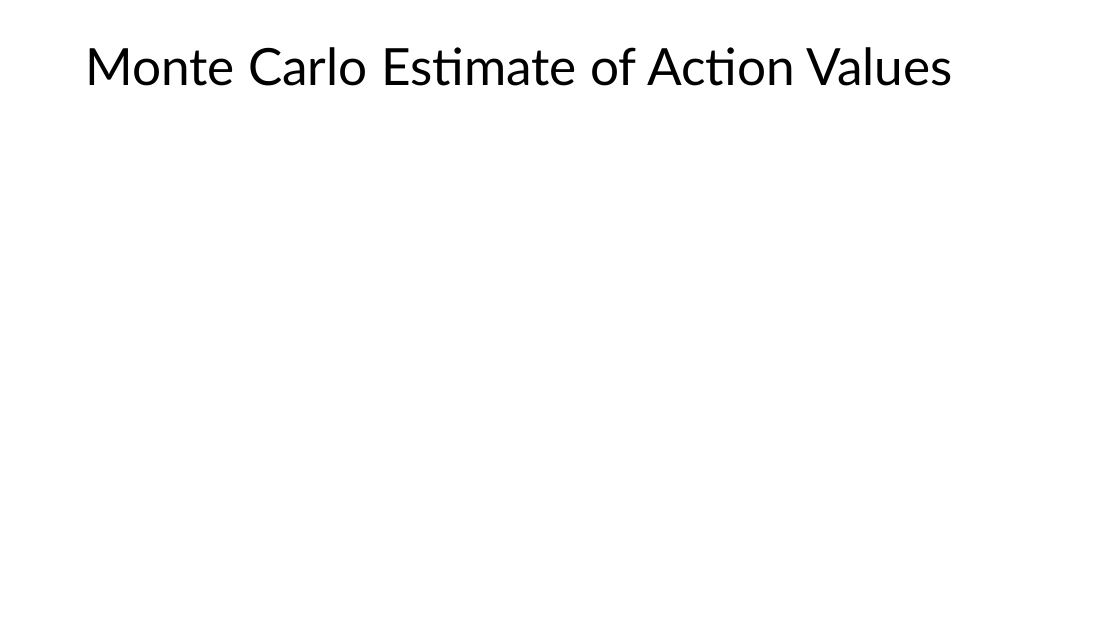
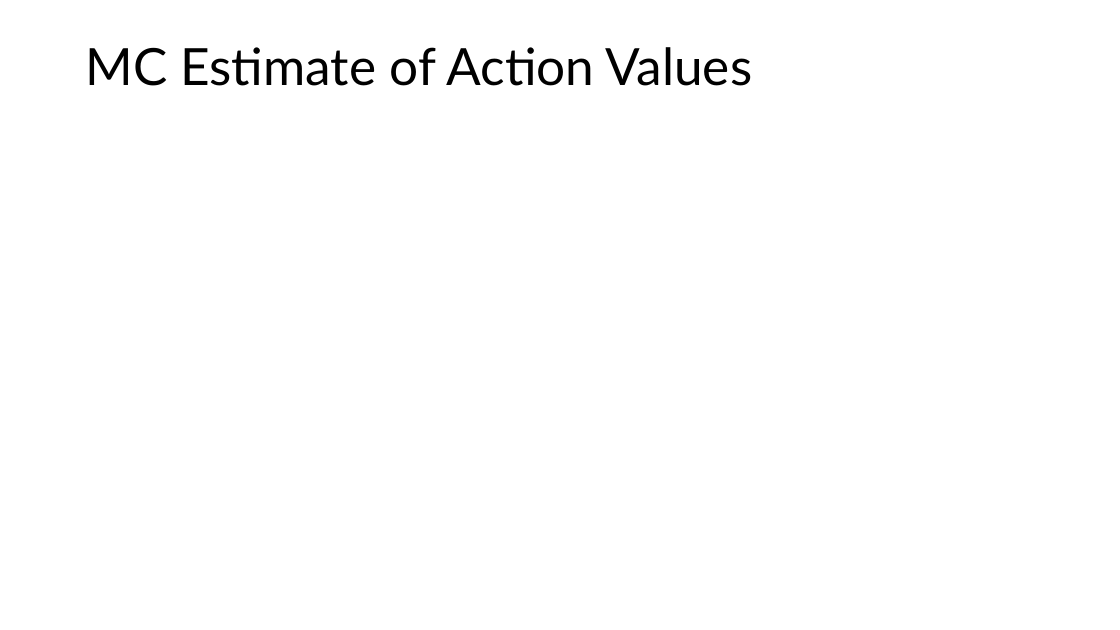
Before and after one commit to mhahsler/Introduction_to_Reinforcement_Learning, a slide deck: slide 7 of slides/Lecture04.pptx. Drawn at 1120x630 pixels with LibreOffice and Linux fonts; fonts in the diff are those of the drawing; grey boxes stand for pictures. Boxes give left, top, right and bottom in pixels: in the first picture for what was removed or moved away, otherwise in the second. Text is boxed around its words. In the diff, an @@ line names an element or a change of style, - is before the commit and + after.

```diff
--- a/slides/Lecture04.pptx
+++ b/slides/Lecture04.pptx
@@ title at [85, 47, 753, 86]: text changed @@
-Monte Carlo Estimate of Action Values
+MC Estimate of Action Values
```
Also in this commit, not shown: 10 other slides changed, 5 slides added, 2 slides removed, 5 other files.
